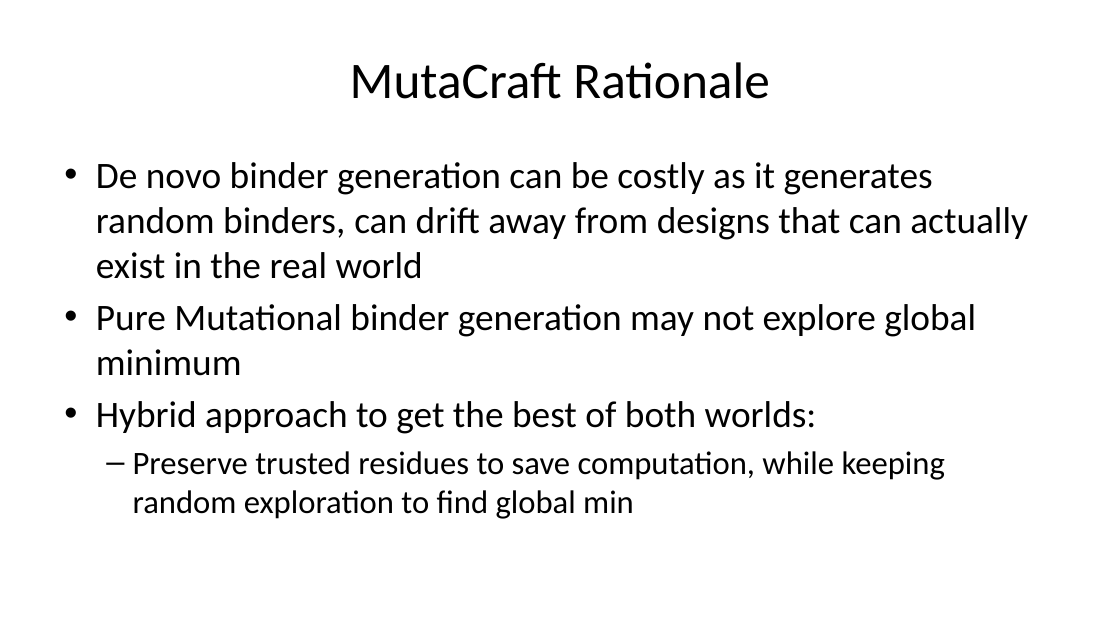
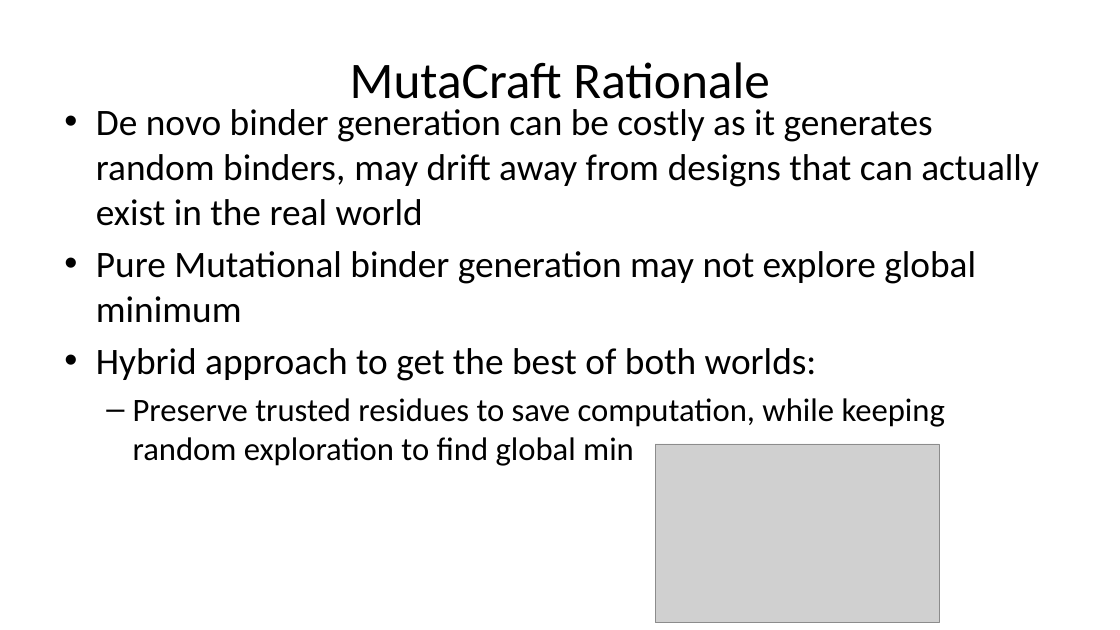
Before and after one commit to kaylertee/ActiveTargeting, a slide deck: slide 2 of Presentations/MutaCraft Presentation.pptx. Drawn at 1120x630 pixels with LibreOffice and Linux fonts; fonts in the diff are those of the drawing; grey boxes stand for pictures. Boxes give left, top, right and bottom in pixels: in the first picture for what was removed or moved away, otherwise in the second. Text is boxed around its words. In the diff, an @@ line names an element or a change of style, - is before the commit and + after.

```diff
--- a/Presentations/MutaCraft Presentation.pptx
+++ b/Presentations/MutaCraft Presentation.pptx
@@ text "De novo binder generation can ...": place and size @@
-text "De novo binder generation can ..." at [96, 162, 1028, 519]
+text "De novo binder generation can ..." at [96, 109, 1039, 466]
@@ text at [96, 109, 1039, 226]: text changed @@
-• De novo binder generation can be costly as it generates random binders, can drift away from designs that can actually exist in the real world
+• De novo binder generation can be costly as it generates random binders, may drift away from designs that can actually exist in the real world
@@ picture added at [655, 444, 939, 623] @@
```
Also in this commit, not shown: 13 other slides changed, 2 slides added, 2 slides removed.
